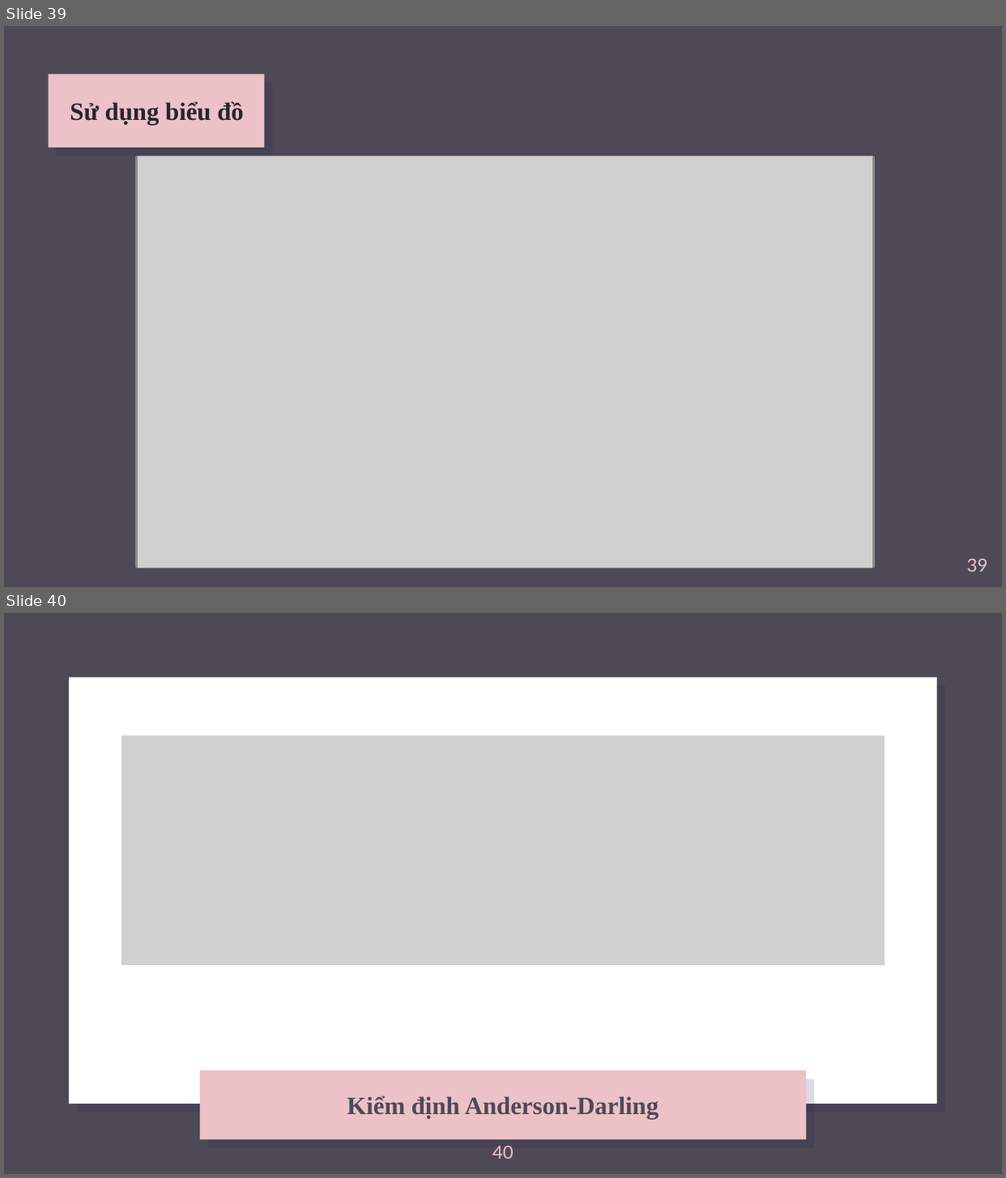
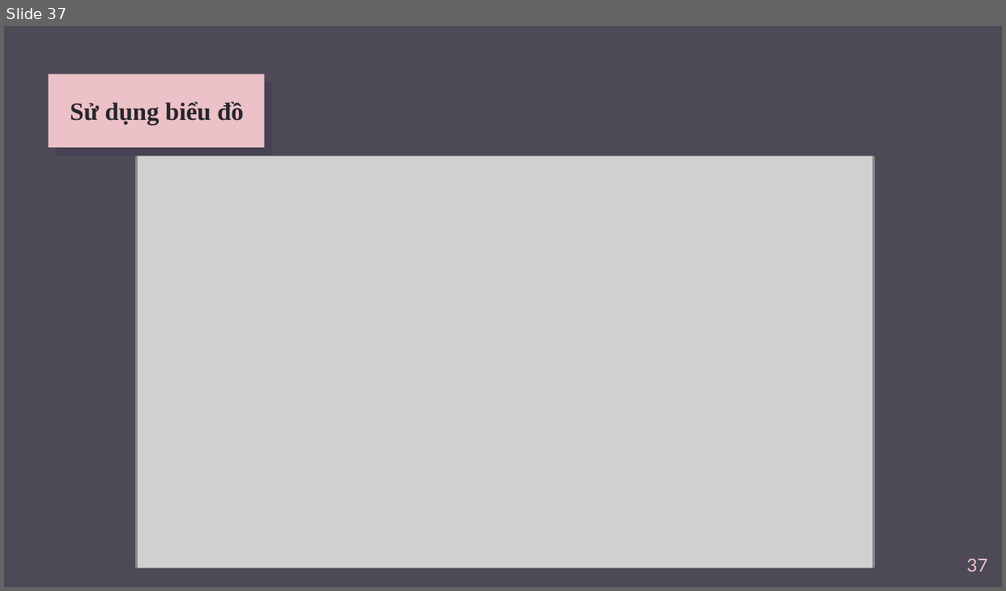
Before and after one commit to anhhuong20/ProjectTeam12, a slide deck: Team12.pptx. Shown one above the other, each under a label of ours: slides 39 and 40 before the commit, slide 37 after it. The pictures are 1006x1178 and 1006x591 pixels, drawn with LibreOffice and Linux fonts; fonts in the diff are those of the drawing; grey boxes stand for pictures; background and template pictures are left out. Boxes give left, top, right and bottom in pixels: in the first picture for what was removed or moved away, otherwise in the second. Text is boxed around its words. In the diff, an @@ line names an element or a change of style, - is before the commit and + after.

```diff
--- a/Team12.pptx
+++ b/Team12.pptx
@@ slide 40 removed at (4, 613, 1002, 1174), background picture (left out) @@
@@ rectangle removed at (69, 677, 937, 1104) @@
@@ picture removed at (121, 736, 885, 965) @@
@@ rectangle removed at (199, 1071, 805, 1139) @@
@@ text removed at (199, 1071, 805, 1139) @@
-Kiểm định Anderson-Darling
@@ page number removed at (492, 1146, 513, 1159) @@
-40
@@ what was slide 39 is now slide 37 @@
@@ page number at (967, 559, 988, 572): text changed @@
-39
+37
```
Also in this commit, not shown: 12 slides changed, 8 slides added, 7 other slides removed, 1 other file.
